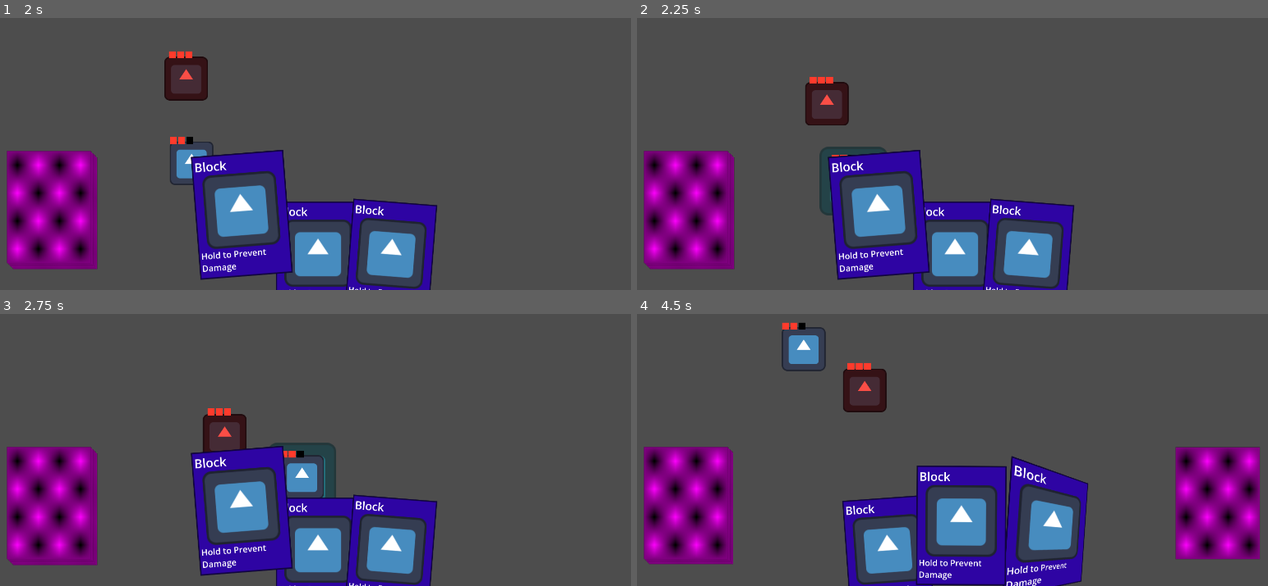
Above: before the commit, frames 1-4 (two rows, left to right).
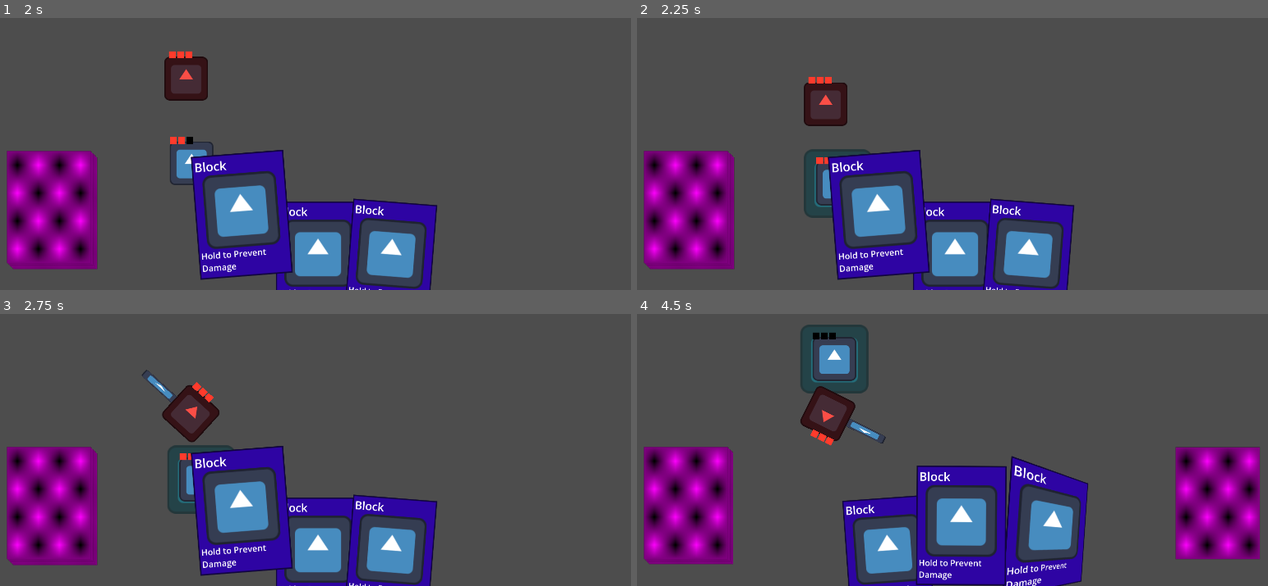
Above: after the commit, the same moments.

Repository: MamaDespik/GGJ-1
Game: Godot game, scene res://test.tscn
Same seed, same stepped clock (60 frames per second), same inputs: the game is played once before the commit and once after it. The engine's default icon, where the game draws it, is replaced by a stand-in: a white triangle on a blue panel in a dark square.
Inputs (mouse positions are in pixels of both pictures, inside the frame that each line leads up to):
- Up to frame 1 (2 s): tap Enter (ui_accept) at 0.5, 0.77, 1.52 s; move the mouse to (460, 86) at 0.52 s; hold D (move_right) 0.53-1.28 s; hold Mouse wheel up (change_highlight_left) 0.53-1.28 s; move the mouse to (182, 124) at 1.27 s; hold S (move_down) from 1.28 s (still down); tap Mouse wheel down (change_highlight_right) at 1.35 s
- Up to frame 2 (2.25 s): move the mouse to (1021, 23) at 2.02 s; release S (move_down) at 2.03 s; press the mouse at (1021, 23) at 2.03 s; hold D (move_right) from 2.03 s (still down)
- Up to frame 3 (2.75 s): keep holding D (move_right)
- Up to frame 4 (4.5 s): move the mouse to (920, 474) at 2.77 s; release D (move_right) at 2.78 s; release the mouse at (920, 474) at 2.78 s; hold W (move_up) 2.78-3.53 s; tap Mouse wheel up (change_highlight_left) at 2.85 s; tap Enter (ui_accept) at 3.02, 3.77 s; move the mouse to (1148, 458) at 3.52 s; hold Mouse wheel down (change_highlight_right) 3.53-4.28 s; hold A (move_left) from 3.53 s (still down); move the mouse to (756, 346) at 4.27 s; click (756, 346) at 4.35 s

Frame 1 is identical in both runs. In frame 2, 1.1% of the frame differs, in the area x 26-40%, y 21-74%; in frame 3, 4.3%; in frame 4, 4.5%, in the area x 22-40%, y 3-49%.

Commit message:
Better Blocking and Player Stopping

Diff:
--- a/godovelopment-game-jam-1/Card Actions/block_card_action.gd
+++ b/godovelopment-game-jam-1/Card Actions/block_card_action.gd
@@ -1,6 +1,16 @@
 extends CardAction
 
-func _on_area_2d_area_entered(area: Area2D) -> void:
-	var hit_box:HitBox = area.get_parent()
-	hit_box.set_deferred("enabled", false)
+
+func _process(delta: float) -> void:
+	global_rotation = 0
 	return
+
+func start_blocking_player():
+	player.movement_disabled += 1
+	player.hurt_box.enabled = false
+	return
+
+func stop_blocking_player():
+	player.movement_disabled -= 1
+	player.hurt_box.enabled = true
+	return
--- a/godovelopment-game-jam-1/Card Actions/block_card_action.tscn
+++ b/godovelopment-game-jam-1/Card Actions/block_card_action.tscn
@@ -11,6 +11,20 @@
 [sub_resource type="Animation" id="Animation_uegk1"]
 resource_name = "go"
 length = 0.5
+tracks/0/type = "method"
+tracks/0/imported = false
+tracks/0/enabled = true
+tracks/0/path = NodePath(".")
+tracks/0/interp = 1
+tracks/0/loop_wrap = true
+tracks/0/keys = {
+"times": PackedFloat32Array(0.0333333),
+"transitions": PackedFloat32Array(1),
+"values": [{
+"args": [],
+"method": &"start_blocking_player"
+}]
+}
 
 [sub_resource type="Animation" id="Animation_2kuii"]
 resource_name = "stop"
@@ -21,11 +35,25 @@
 tracks/0/interp = 1
 tracks/0/loop_wrap = true
 tracks/0/keys = {
+"times": PackedFloat32Array(0.0666667),
+"transitions": PackedFloat32Array(1),
+"values": [{
+"args": [],
+"method": &"queue_free"
+}]
+}
+tracks/1/type = "method"
+tracks/1/imported = false
+tracks/1/enabled = true
+tracks/1/path = NodePath(".")
+tracks/1/interp = 1
+tracks/1/loop_wrap = true
+tracks/1/keys = {
 "times": PackedFloat32Array(0),
 "transitions": PackedFloat32Array(1),
 "values": [{
 "args": [],
-"method": &"queue_free"
+"method": &"stop_blocking_player"
 }]
 }
 
@@ -35,9 +63,6 @@
 &"go": SubResource("Animation_uegk1"),
 &"stop": SubResource("Animation_2kuii")
 }
-
-[sub_resource type="RectangleShape2D" id="RectangleShape2D_o6dpm"]
-size = Vector2(127.385, 127.564)
 
 [node name="BlockCardAction" instance=ExtResource("1_2kuii")]
 script = ExtResource("2_38cm8")
@@ -54,15 +79,3 @@
 modulate = Color(0.00784314, 0.976471, 0.839216, 0.537255)
 scale = Vector2(1.55435, 1.56)
 texture = ExtResource("2_i6yk0")
-
-[node name="Area2D" type="Area2D" parent="Sprite2D" index="0"]
-visible = false
-collision_layer = 0
-collision_mask = 64
-
-[node name="CollisionShape2D" type="CollisionShape2D" parent="Sprite2D/Area2D" index="0"]
-position = Vector2(-0.643361, -0.320518)
-scale = Vector2(1, 1)
-shape = SubResource("RectangleShape2D_o6dpm")
-
-[connection signal="area_entered" from="Sprite2D/Area2D" to="." method="_on_area_2d_area_entered"]
--- a/godovelopment-game-jam-1/Card Actions/card_action.gd
+++ b/godovelopment-game-jam-1/Card Actions/card_action.gd
@@ -1,9 +1,10 @@
 extends Node2D
 class_name CardAction
 
+var player:Player
+
 @onready var animation_player: AnimationPlayer = $AnimationPlayer
 @onready var placeholder: Sprite2D = $Placeholder
-
 
 func _ready() -> void:
 	placeholder.hide()
--- a/godovelopment-game-jam-1/Cards/cards_container.gd
+++ b/godovelopment-game-jam-1/Cards/cards_container.gd
@@ -64,5 +64,6 @@
 	return
 
 func _on_card_used(card_action:CardAction):
+	card_action.player = player
 	player.card_actions.add_child(card_action)
 	return
--- a/godovelopment-game-jam-1/Modules/hurt_box.gd
+++ b/godovelopment-game-jam-1/Modules/hurt_box.gd
@@ -2,6 +2,11 @@
 class_name HurtBox
 
 @export_enum("Enemy", "Player") var hurtbox_type:String
+@export var enabled:bool:
+	set(value):
+		enabled = value
+		if area_2d:
+			area_2d.monitoring = value
 
 var damagers:Array[int]
 
--- a/godovelopment-game-jam-1/Player/player.gd
+++ b/godovelopment-game-jam-1/Player/player.gd
@@ -4,6 +4,7 @@
 @export var movement : PlayerMovementData
 
 var direction:int
+var movement_disabled:int = 0
 
 @onready var sprite_2d: Sprite2D = $Sprite2D
 @onready var state_machine: StateMachine = $StateMachine
--- a/godovelopment-game-jam-1/Player/player.tscn
+++ b/godovelopment-game-jam-1/Player/player.tscn
@@ -26,11 +26,11 @@
 [sub_resource type="Animation" id="Animation_apopc"]
 resource_name = "walk_down"
 
+[sub_resource type="Animation" id="Animation_p5o4e"]
+resource_name = "walk_right"
+
 [sub_resource type="Animation" id="Animation_x3vf3"]
 resource_name = "walk_up"
-
-[sub_resource type="Animation" id="Animation_p5o4e"]
-resource_name = "walk_right"
 
 [sub_resource type="AnimationLibrary" id="AnimationLibrary_x3vf3"]
 _data = {
--- a/godovelopment-game-jam-1/StateMachine/PlayerStates/idle_player_state.gd
+++ b/godovelopment-game-jam-1/StateMachine/PlayerStates/idle_player_state.gd
@@ -16,7 +16,7 @@
 	var input:Vector2 = Vector2(
 		Input.get_axis("move_left","move_right"),
 		Input.get_axis("move_up","move_down"))
-	if input != Vector2.ZERO:
+	if input != Vector2.ZERO and player_parent.movement_disabled <= 0:
 		return walking_player_state
 
 	player_parent.apply_friction(delta)
--- a/godovelopment-game-jam-1/StateMachine/PlayerStates/walking_player_state.gd
+++ b/godovelopment-game-jam-1/StateMachine/PlayerStates/walking_player_state.gd
@@ -18,7 +18,7 @@
 		Input.get_axis("move_left","move_right"),
 		Input.get_axis("move_up","move_down"))
 	player_parent.handle_acceleration(input, delta)
-	if input == Vector2.ZERO:
+	if input == Vector2.ZERO or player_parent.movement_disabled > 0:
 		return idle_player_state
 
 	var angle:float = Vector2(0,0).angle_to_point(input)
Not shown: 1 places in godovelopment-game-jam-1/Card Actions/block_card_action.tscn that only renumber resources
Not shown, changed: TODO.txt
